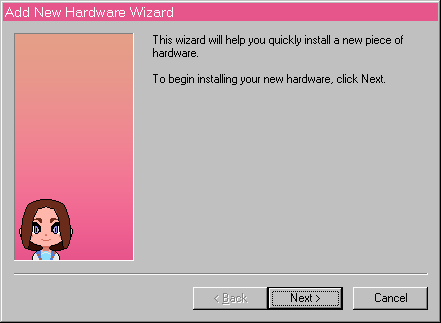
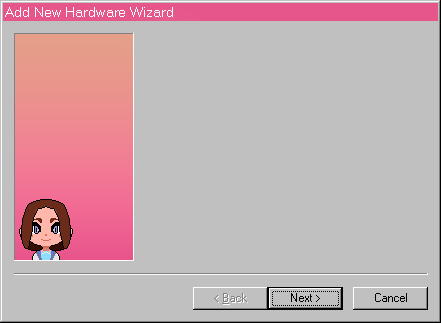
Revision of a layered w=441, h=323 image; what changed, layer by layer:
added layer "Layer 2" above "Katlyn-Base" over <box>132,15,403,85</box>
